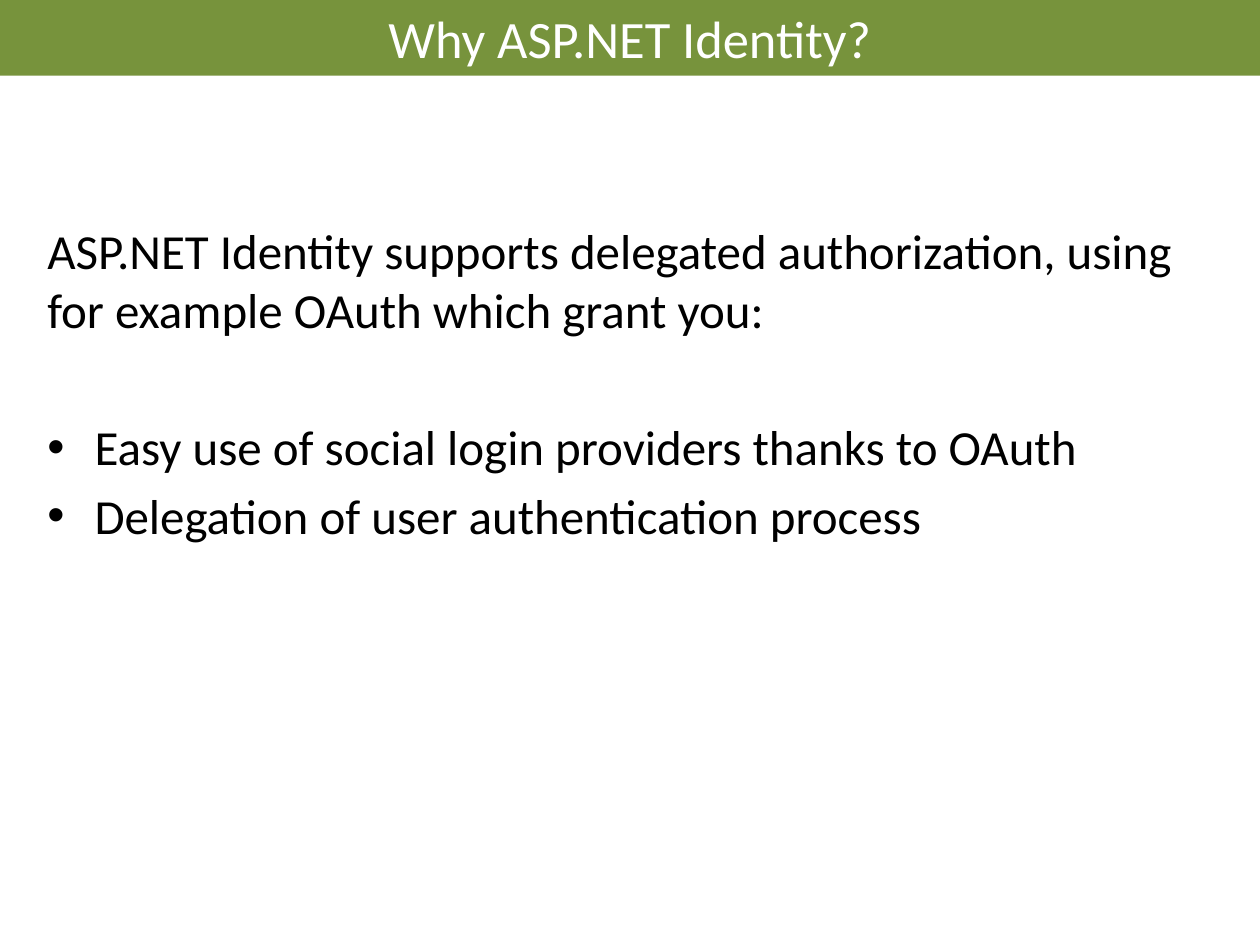
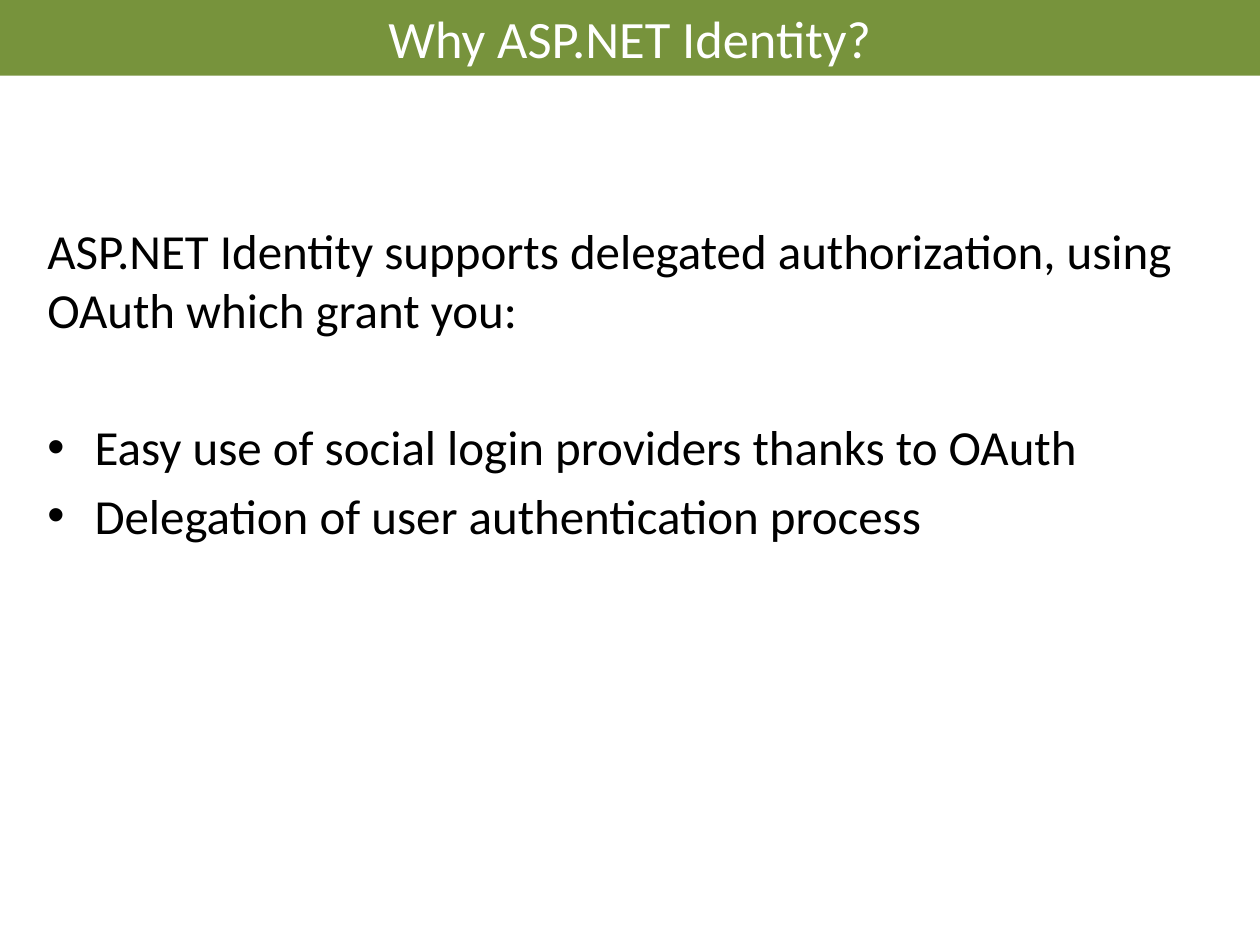
Before and after one commit to AndreasElffors/IdentityTemplate, a slide deck: slide 6 of Documents/Slides/Identity-Introduction.pptx. Drawn at 1260x945 pixels with LibreOffice and Linux fonts; fonts in the diff are those of the drawing; background and template pictures are left out. Boxes give left, top, right and bottom in pixels: in the first picture for what was removed or moved away, otherwise in the second. Text is boxed around its words. In the diff, an @@ line names an element or a change of style, - is before the commit and + after.

```diff
--- a/Documents/Slides/Identity-Introduction.pptx
+++ b/Documents/Slides/Identity-Introduction.pptx
@@ text at <box>47,235,1172,337</box>: text changed @@
-ASP.NET Identity supports delegated authorization, using for example OAuth which grant you:
+ASP.NET Identity supports delegated authorization, using OAuth which grant you:
```
Also in this commit, not shown: 8 other slides changed, 5 other files.
